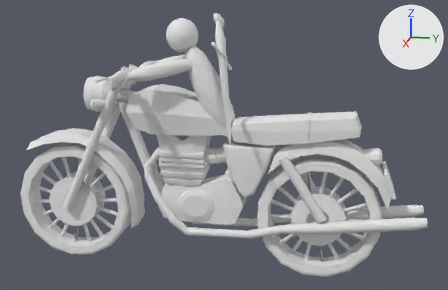
The OBJ model Resources/bikst2/bikst2.obj, before and after one commit.
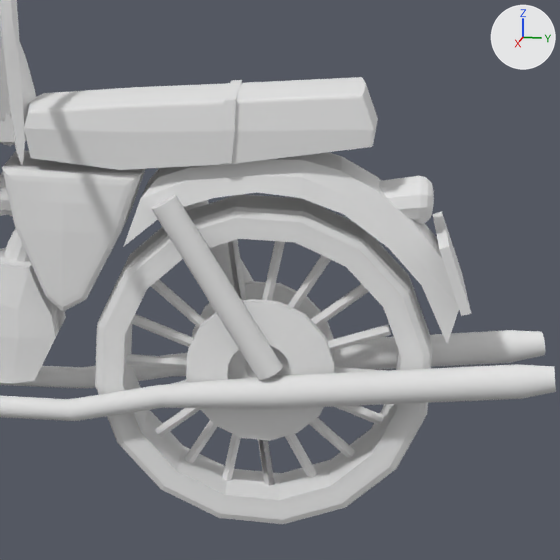
The first picture shows the older version from a camera (50 mm lens) standing at (11.08, 3.7, 4.43) and looking at (-0.03, 1.48, 1.66). The close-ups show both versions on the part from 50% to 96% of the width and 29% to 100% of the height of that picture; other places that the commit changed are outside them. The lights are fixed; the arrows at upper right show +X, +Y and +Z. Where no turn or scale is listed for an object, it has been applied to the vertices. Vertices at the same position are counted once.

The first close-up shows 'Dagger_Dagger.003', 'Engine_2_Cube.002', 'Engine_3_Cube.002', 'Exhaust_left_Cylinder.001_Exhaust_left_Cylinder.003', 'Exhaust_right_Cylinder.001_Exhaust_right_Cylinder.003', 'Licence_plate_Cube.002', 'Rear_light_Cylinder.002', 'Rear_water_Cube.002', 'Rear_wheel_Cylinder.002', 'Rear_wheel_inside_Cylinder.002', 'Seat_Cube.001', 'rea_bumper_right_Cylinder.002'.
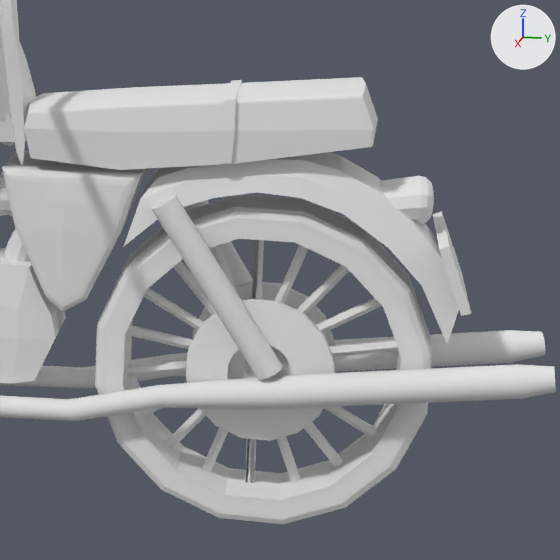
Where the change shows, as pixel boxes (x1, y1, x2, y2) in the close-ups (560 x 560 px; the box of a moved part takes in the faces that stretch with it):
'Rear_wheel_inside_Cylinder.002', reshaped: before (126, 240, 391, 485); after (126, 240, 399, 483)
part 1 of me_rear_wheel_inside_cylinder_002, moved or reshaped: before (185, 255, 331, 463); after (166, 265, 349, 449)
part 2 of me_rear_wheel_inside_cylinder_002, moved or reshaped: before (172, 325, 391, 384); after (126, 340, 399, 377)
part 3 of me_rear_wheel_inside_cylinder_002, moved or reshaped: before (131, 314, 384, 425); after (144, 288, 376, 438)
part 4 of me_rear_wheel_inside_cylinder_002, moved or reshaped: before (208, 300, 317, 477); after (211, 245, 300, 482)
part 5 of me_rear_wheel_inside_cylinder_002, moved or reshaped: before (222, 241, 285, 481); after (202, 245, 308, 472)
part 6 of me_rear_wheel_inside_cylinder_002, moved or reshaped: before (155, 284, 369, 437); after (141, 298, 382, 417)
part 7 of me_rear_wheel_inside_cylinder_002, moved or reshaped: before (126, 354, 387, 373); after (128, 325, 335, 373)
part 8 of me_rear_wheel_inside_cylinder_002, moved or reshaped: before (151, 280, 355, 458); after (173, 261, 343, 467)
part 9 of me_rear_wheel_inside_cylinder_002, rebuilt (57% narrower): before (228, 240, 274, 485); after (245, 240, 264, 483)

What the commit changed:
me_rear_wheel_inside_cylinder_002 is used by ob_rear_wheel_inside_cylinder_002; location (0.0, 0.0, 0.0).
me_rear_wheel_inside_cylinder_002 had 111 vertices, 195 faces and spanned x -0.06..0.03, y 2.25..4.19, z -0.64..1.29.
me_rear_wheel_inside_cylinder_002 now has 112 vertices, 196 faces and spans x -0.06..0.03, y 2.27..4.2, z -0.59..1.36.
me_rear_wheel_inside_cylinder_002 part 1: the loose piece of 12 vertices spanning x -0.06..0.03, y 2.71..3.73, z -0.53..1.18 is turned -10.2 degrees about the x axis through its middle, then moved by (0.0, 0.02, 0.06).
me_rear_wheel_inside_cylinder_002 part 2: the loose piece of 12 vertices spanning x -0.06..0.03, y 2.29..4.14, z -0.04..0.69 is turned -10.2 degrees about the x axis through its middle, then moved by (0.0, 0.02, 0.06).
me_rear_wheel_inside_cylinder_002 part 3: the loose piece of 12 vertices spanning x -0.06..0.03, y 2.29..4.14, z -0.04..0.68 is turned -10.2 degrees about the x axis through its middle, then moved by (0.0, 0.02, 0.06).
me_rear_wheel_inside_cylinder_002 part 4: the loose piece of 12 vertices spanning x -0.05..0.02, y 2.7..3.73, z -0.53..1.18 is turned -10.2 degrees about the x axis through its middle, then moved by (0.0, 0.02, 0.06).
me_rear_wheel_inside_cylinder_002 part 5: the loose piece of 12 vertices spanning x -0.05..0.02, y 3.02..3.41, z -0.64..1.29 is turned -10.2 degrees about the x axis through its middle, then moved by (0.0, 0.02, 0.06).
me_rear_wheel_inside_cylinder_002 part 6: the loose piece of 12 vertices spanning x -0.06..0.03, y 2.45..3.98, z -0.33..0.98 is turned -10.2 degrees about the x axis through its middle, then moved by (0.0, 0.02, 0.06).
me_rear_wheel_inside_cylinder_002 part 7: the loose piece of 12 vertices spanning x -0.06..0.03, y 2.25..4.19, z 0.29..0.36 is turned -10.2 degrees about the x axis through its middle, then moved by (0.0, 0.02, 0.06).
me_rear_wheel_inside_cylinder_002 part 8: the loose piece of 12 vertices spanning x -0.06..0.03, y 2.45..3.98, z -0.32..0.97 is scaled about its middle by (1, 0.837, 1.2), then moved by (0.0, 0.02, 0.06).
me_rear_wheel_inside_cylinder_002 part 9: the loose piece of 15 vertices spanning x -0.05..0.02, y 3.01..3.42, z -0.64..1.29 is rebuilt with 16 vertices and now spans x -0.05..0.02, y 3.2..3.27, z -0.59..1.36.
